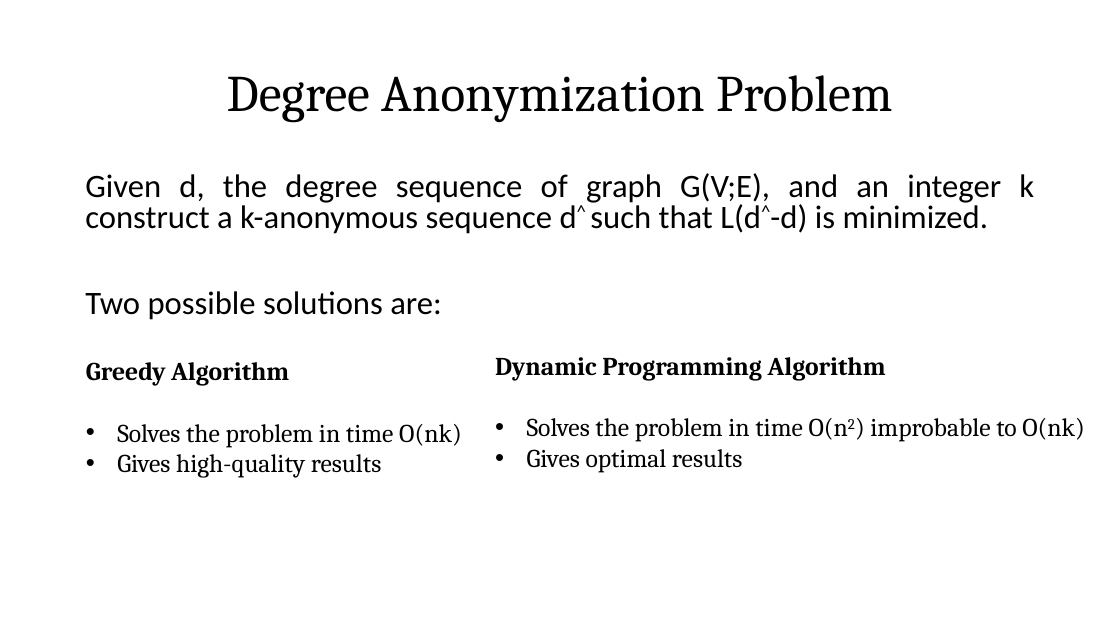
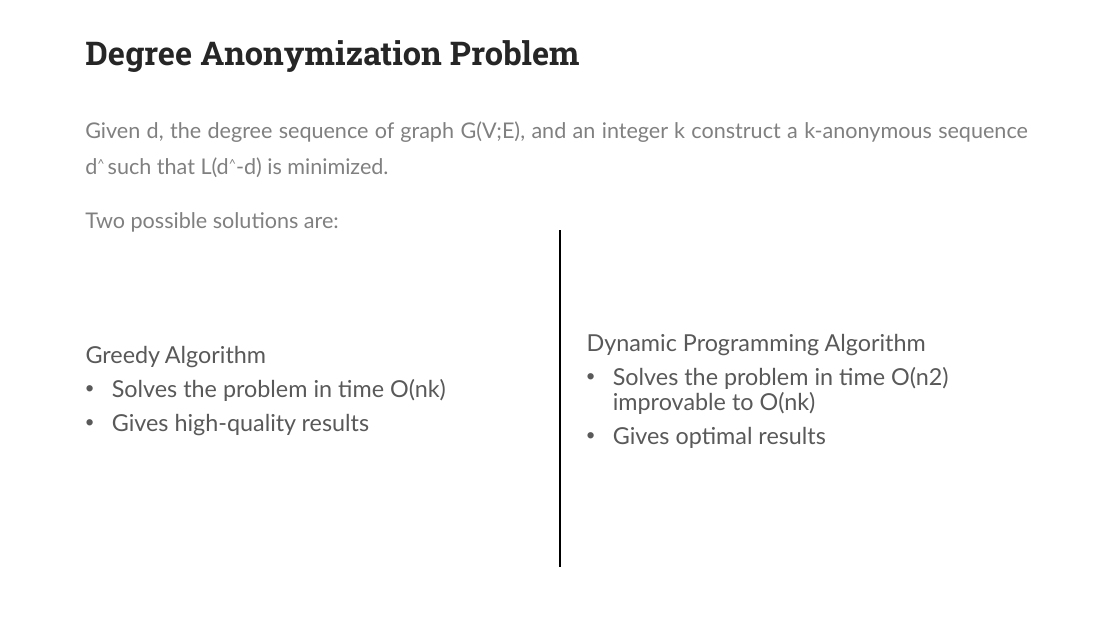
Before and after one commit to ManuManu97/k-degree, a slide deck: slide 4 of Presentazione.pptx (slide 3 before the commit). Drawn at 1120x630 pixels with LibreOffice and Linux fonts; fonts in the diff are those of the drawing; background and template pictures are left out. Boxes give left, top, right and bottom in pixels: in the first picture for what was removed or moved away, otherwise in the second. Text is boxed around its words. In the diff, an @@ line names an element or a change of style, - is before the commit and + after.

```diff
--- a/Presentazione.pptx
+++ b/Presentazione.pptx
@@ title "Degree Anonymization Problem" at [85, 40, 580, 72]: size 44 to 28 pt, font Cambria to Roboto Slab, text colour #000000 to #262626, bold on; alignment centre to left; vertical alignment middle to top @@
@@ text "Given d, the degree sequence ...": place and size @@
-text "Given d, the degree sequence ..." at [85, 173, 1034, 320]
+text "Given d, the degree sequence ..." at [85, 121, 1028, 232]
@@ text "Given d, the degree sequence ..." at [85, 121, 1028, 232]: size 28 to 18.5 pt, font Calibri to Lato, text colour #000000 to #808080; line spacing 0.8 to 0.7; less space between paragraphs; vertical alignment top to middle @@
@@ text "Greedy Algorithm": place and size @@
-text "Greedy Algorithm" at [86, 362, 462, 478]
+text "Greedy Algorithm" at [86, 346, 446, 436]
@@ text "Greedy Algorithm" at [86, 346, 446, 436]: size 22 to 20 pt, font Cambria to Lato, text colour #000000 to #595959; bold off in "Greedy Algorithm"; line spacing 1 to 0.9; more space between paragraphs; indent changed; vertical alignment top to middle @@
@@ line added from (560, 230) to (560, 567), #000000 1 pt @@
@@ text "Dynamic Programming Algorithm": place and size @@
-text "Dynamic Programming Algorithm" at [495, 357, 1085, 473]
+text "Dynamic Programming Algorithm" at [587, 334, 949, 448]
@@ text "Dynamic Programming Algorithm" at [587, 334, 949, 448]: vertical alignment top to middle @@
@@ text at [587, 334, 926, 448]: size 22 to 20 pt, font Cambria to Lato, text colour #000000 to #595959 in "Dynamic Programming Algorithm", "Gives optimal results"; bold off in "Dynamic Programming Algorithm"; line spacing 1 to 0.9; more space between paragraphs; indent changed @@
@@ text at [613, 367, 949, 414]: text changed; size 22 to 20 pt; font Cambria to Lato; text colour #000000 to #595959 @@
-• Solves the problem in time O(n2) improbable to O(nk)
+• Solves the problem in time O(n2) improvable to O(nk)
```
Also in this commit, not shown: 15 other slides changed, 3 slides added, 2 slides removed.
